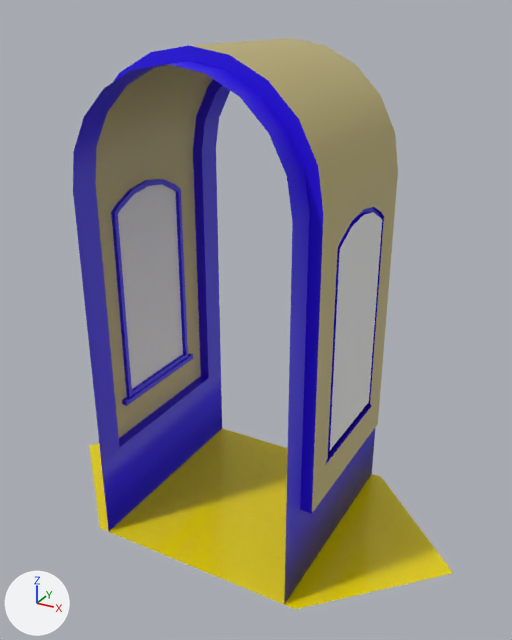
Before and after pictures for a commit that changed the FBX model Assets/Prefabs/Miles/V1/Straights/StraightV3.fbx.
Rendered twice from a 50 mm camera at (1.67, 5.06, 2.63) aimed at (0.06, 7.99, 1.17). Lighting does not change. The marker at lower left points along +X, +Y and +Z. The picture after the commit comes second. Vertices at exactly the same position are counted once.

Before the edit, the objects in view are built like this:
```python
me_plane_013 = bpy.data.meshes.new('Plane.013')
me_plane_013.from_pydata(...)  # 296 vertices, 272 faces; spans x -1.2..1.2, y -0.6..0.6, z 0.0..2.5
# faces by material slot: [16, 148, 96, 12]
me_plane_013.materials.append(mat_floor)  # yellow #e7d300
me_plane_013.materials.append(mat_accent)  # blue #2800e7
me_plane_013.materials.append(mat_mainwall)  # yellow #bfb177
me_plane_013.materials.append(mat_window)  # white #e7e7e7
ob_straightv3 = bpy.data.objects.new('StraightV3', me_plane_013)
ob_straightv3.location = (0.0, 8.0, 0.0)
```
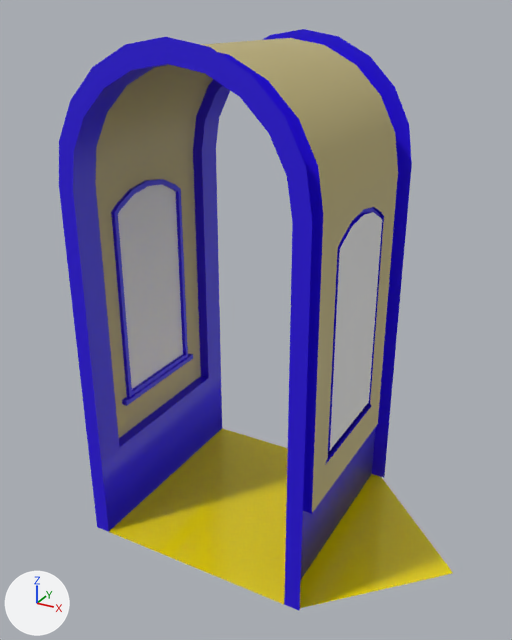
Boxes [x1, y1, x2, y2] around the edits, measured in the pictures (512 x 640 px):
'StraightV3', reshaped
    before: [73, 38, 453, 609]
    after: [59, 29, 453, 611]
part 1 of me_plane_013, added
    after: [59, 29, 412, 611]

What the commit changed:
me_plane_013 is used by ob_straightv3; location (0.0, 8.0, 0.0).
me_plane_013 had 296 vertices, 272 faces and spanned x -1.2..1.2, y -0.6..0.6, z 0.0..2.5.
me_plane_013 now has 326 vertices, 300 faces and spans x -1.2..1.2, y -0.6..0.6, z 0.0..2.54.
Part 1, on me_plane_013:
30 vertices are added at x -0.62..0.62, y -0.6..0.6, z 0.0..2.54.
28 new faces join them, mat_accent (blue #2800e7).
